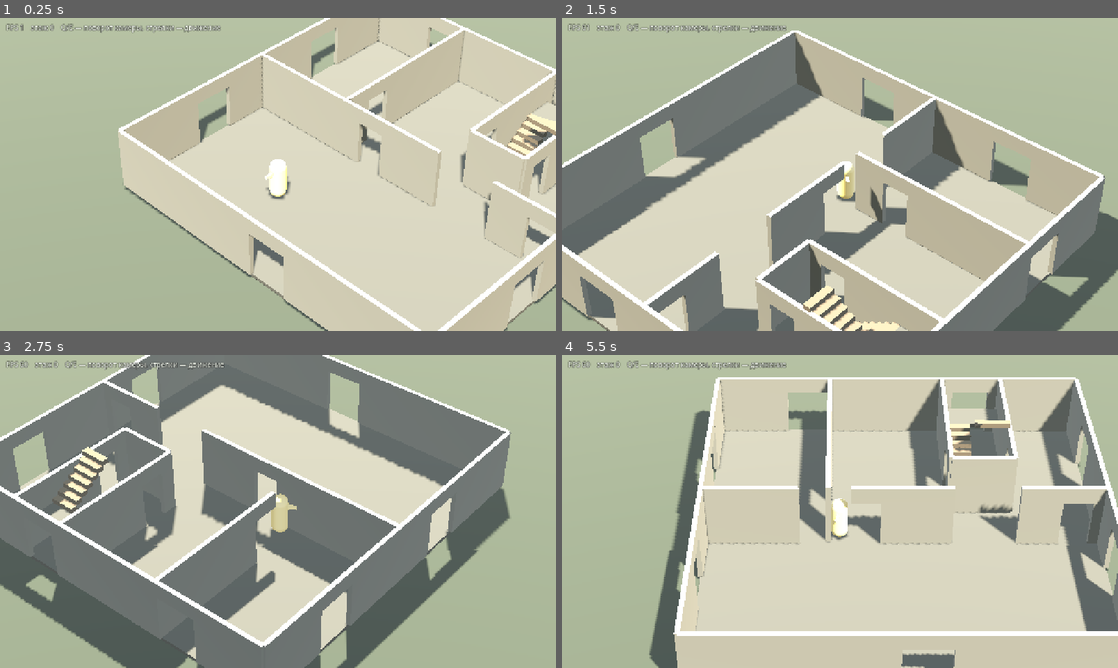
Above: before the commit, frames 1-4 (two rows, left to right).
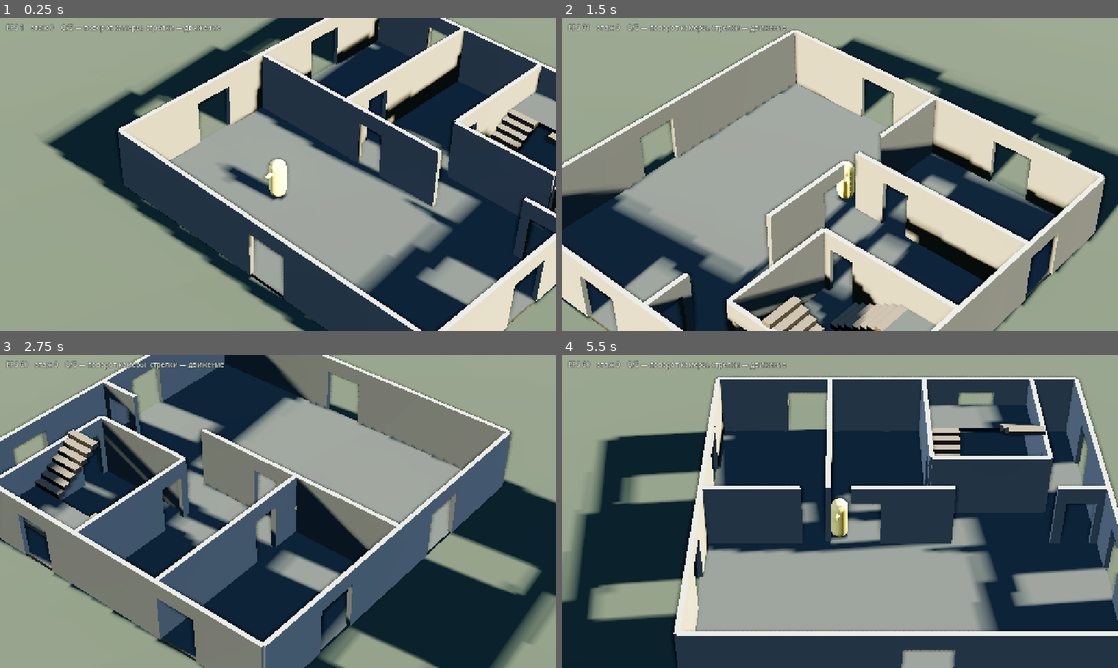
Above: after the commit, the same moments.

Repository: SashkoSoft/Godot_skilled
Game: Godot game, scene res://main.tscn
The game is run twice, just before and just after one commit, with the same random seed, the same clock (stepped at 60 frames per second) and the same inputs.
Inputs:
- Up to frame 1 (0.25 s): no input
- Up to frame 2 (1.5 s): hold Right (ui_right) 0.53-1.28 s; hold Q 0.53-1.28 s; hold Down (ui_down) from 1.28 s (still down); tap E at 1.35 s
- Up to frame 3 (2.75 s): release Down (ui_down) at 2.03 s; hold Right (ui_right) from 2.03 s (still down); hold Q from 2.03 s (still down)
- Up to frame 4 (5.5 s): release Right (ui_right) at 2.78 s; release Q at 2.78 s; hold Up (ui_up) 2.78-3.53 s; tap E at 2.85, 4.35 s; hold Q 3.53-4.28 s; hold Left (ui_left) 3.53-5.03 s; hold Down (ui_down) from 5.03 s (still down); hold Q from 5.03 s (still down)

The runs differ from the first frame. In frame 1, 72% of the frame differs, in the area x 0-100%, y 0-100%; in frame 2, 70%; in frame 3, 74%; in frame 4, 92%.

Commit message:
Свет и просторная лестничная клетка
Свет:
- солнце направлено вдоль оконных проёмов, чтобы лучи падали внутрь
  пятнами, а не били в глухую стену;
- низкая заливка от неба (0.48) — иначе пятна не читаются;
- объёмный туман для лучей из окон, но втрое слабее первой попытки:
  на плотности 0.022 сцена тонула в молоке;
- SSAO для стыков и углов, лёгкое свечение на пересветах;
- тонемаппинг ACES вместо AgX — AgX выбеливал картинку;
- холодный заполняющий свет против тёплого солнца: цветовой контраст
  вместо равномерной заливки;
- материалы приведены к бетонным тонам вместо песочных.

Лестничная клетка расширена с 2.6 до 4.8 м, марш с 1.2 до 1.5 м,
глубже промежуточная площадка, уклон стал положе (32 градуса).

Прозрачность стены в вырезе: минимум 20% вместо 10%.

Маршрут автотеста теперь вычисляется из габаритов клетки, а не
хардкодится — иначе его приходилось править после каждого изменения
размеров.

Co-Authored-By: Claude Opus 5 (1M context) <noreply@anthropic.com>
Claude-Session: https://claude.ai/code/session_01FPrhjLxAG2mJUWcS5VWYtY

Diff:
--- a/game/building.gd
+++ b/game/building.gd
@@ -12,15 +12,15 @@
 ## Лестничная клетка: два марша с разворотом на 180° и промежуточной
 ## площадкой — как в обычном жилом доме.
 ## Подступенок ~21 см, проступь ~31 см, уклон ~34° — реальные пропорции.
-const BAY_X0 := 2.0           ## границы клетки по X
-const BAY_X1 := 4.6
-const BAY_Z_FAR := -7.5       ## дальний край (за промежуточной площадкой)
-const BAY_Z_NEAR := -4.1      ## ближний край: отсюда входят и сюда выходят
-const FLIGHT_RUN := 2.2       ## горизонтальная длина одного марша
-const FLIGHT_W := 1.2         ## ширина марша
+const BAY_X0 := 1.2           ## границы клетки по X
+const BAY_X1 := 6.0
+const BAY_Z_FAR := -7.8       ## дальний край (за промежуточной площадкой)
+const BAY_Z_NEAR := -3.6      ## ближний край: отсюда входят и сюда выходят
+const FLIGHT_RUN := 2.4       ## горизонтальная длина одного марша
+const FLIGHT_W := 1.5         ## ширина марша
 const STEPS_PER_FLIGHT := 7
 const BAY_Z_LANDING := -2.0   ## где кончается подъезд: за ним квартира
-const APT_DOOR_Z := -3.2      ## двери квартир — на этажной площадке
+const APT_DOOR_Z := -2.9      ## двери квартир — на этажной площадке
 const FLAT_DOOR_W := 1.1
 const DOOR_W := 1.2
 const DOOR_H := 2.1
@@ -79,9 +79,9 @@
 
 
 func build(floors_count: int = 2) -> void:
-	_mat_wall = _make_mat(Color(0.62, 0.60, 0.56))
-	_mat_floor = _make_mat(Color(0.40, 0.39, 0.37))
-	_mat_stair = _make_mat(Color(0.52, 0.45, 0.38))
+	_mat_wall = _make_mat(Color(0.60, 0.60, 0.58))
+	_mat_floor = _make_mat(Color(0.33, 0.34, 0.33))
+	_mat_stair = _make_mat(Color(0.46, 0.42, 0.37))
 
 	for f in floors_count:
 		by_floor[f] = []
@@ -104,7 +104,7 @@
 	var m := ShaderMaterial.new()
 	m.shader = sh
 	m.set_shader_parameter("base_color", c)
-	m.set_shader_parameter("tint_top", Color(1.06, 1.04, 1.0))
+	m.set_shader_parameter("tint_top", Color(1.04, 1.03, 1.0))
 	return m
 
 
@@ -141,7 +141,7 @@
 	_wall_run(f, Vector3(-3.0, y, 0.0), Vector3(1, 0, 0), 10.0, [Vector2(1.5, DOOR_W)], true)
 	_wall_run(f, Vector3(-3.0, y, -4.0), Vector3(0, 0, 1), 8.0, [Vector2(2.0, DOOR_W)], true)
 	# Правая квартира
-	_wall_run(f, Vector3(6.3, y, 0.0), Vector3(1, 0, 0), 3.4, [Vector2(0.6, DOOR_W)], true)
+	_wall_run(f, Vector3(7.0, y, 0.0), Vector3(1, 0, 0), 2.0, [Vector2(0.0, DOOR_W)], true)
 
 	if f > 0:
 		_stairwell_hole(f)
--- a/game/main.gd
+++ b/game/main.gd
@@ -45,47 +45,91 @@
 	var env := Environment.new()
 	env.background_mode = Environment.BG_SKY
 
+	# Небо: низкое солнце, тёплый горизонт против холодного зенита.
+	# Этот контраст и делает картинку — интерьер получает холодную заливку
+	# от неба и тёплые пятна от прямого света.
 	var sky := Sky.new()
 	var sky_mat := ProceduralSkyMaterial.new()
-	sky_mat.sky_top_color = Color(0.42, 0.51, 0.60)
-	sky_mat.sky_horizon_color = Color(0.71, 0.72, 0.68)
-	sky_mat.ground_bottom_color = Color(0.24, 0.24, 0.22)
-	sky_mat.ground_horizon_color = Color(0.55, 0.55, 0.50)
+	sky_mat.sky_top_color = Color(0.30, 0.42, 0.58)
+	sky_mat.sky_horizon_color = Color(0.78, 0.74, 0.63)
+	sky_mat.sky_energy_multiplier = 1.1
+	sky_mat.ground_bottom_color = Color(0.18, 0.19, 0.17)
+	sky_mat.ground_horizon_color = Color(0.52, 0.50, 0.44)
+	sky_mat.sun_angle_max = 18.0
+	sky_mat.sun_curve = 0.12
 	sky.sky_material = sky_mat
 	env.sky = sky
 
 	env.ambient_light_source = Environment.AMBIENT_SOURCE_SKY
-	env.ambient_light_energy = 2.2   # интерьеры без этого проваливаются в тень
-	# Заполняющий свет обязателен: камера вращается, и без него половина
-	# ракурсов проваливается в черноту.
+	env.ambient_light_energy = 0.48   # низкая заливка: тогда видны пятна света из окон
 	env.ambient_light_sky_contribution = 1.0
 
+	# Объёмный туман: из-за него из окон в комнаты бьют видимые лучи.
+	env.volumetric_fog_enabled = true
+	env.volumetric_fog_density = 0.0032   # плотнее — и сцена тонет в молоке
+	env.volumetric_fog_albedo = Color(0.80, 0.84, 0.88)
+	env.volumetric_fog_anisotropy = 0.35
+	env.volumetric_fog_length = 90.0
+	env.volumetric_fog_ambient_inject = 0.12
+	env.volumetric_fog_sky_affect = 0.1
+
+	# Лёгкая дымка вдаль, чтобы дальние стены не были такими же контрастными.
 	env.fog_enabled = true
-	env.fog_light_color = Color(0.72, 0.74, 0.70)
-	env.fog_density = 0.0025
-
-	env.tonemap_mode = Environment.TONE_MAPPER_ACES
+	env.fog_mode = Environment.FOG_MODE_DEPTH
+	env.fog_light_color = Color(0.74, 0.76, 0.72)
+	env.fog_light_energy = 0.7
+	env.fog_density = 0.0005
+	env.fog_sky_affect = 0.0
+
+	# Затенение в углах и стыках — без него интерьер выглядит плоским.
+	env.ssao_enabled = true
+	env.ssao_radius = 1.4
+	env.ssao_intensity = 2.6
+	env.ssao_power = 1.6
+	env.ssao_detail = 0.6
+	env.ssao_light_affect = 0.25
+
+	# Свечение только на пересветах: окна и залитые солнцем пятна пола.
+	env.glow_enabled = true
+	env.glow_intensity = 0.28
+	env.glow_bloom = 0.05
+	env.glow_hdr_threshold = 1.05
+	env.glow_strength = 1.0
+
+	env.tonemap_mode = Environment.TONE_MAPPER_ACES   # AgX слишком выбеливает
+	env.tonemap_exposure = 0.92
 	env.tonemap_white = 6.0
+
+	env.adjustment_enabled = true
+	env.adjustment_contrast = 1.12
+	env.adjustment_saturation = 1.06
 
 	var we := WorldEnvironment.new()
 	we.environment = env
 	add_child(we)
 
+	# Ключевой свет: низкое тёплое солнце, длинные тени, мягкий край.
 	var sun := DirectionalLight3D.new()
-	sun.rotation_degrees = Vector3(-52.0, 38.0, 0.0)
-	sun.light_energy = 1.5
-	sun.light_color = Color(1.0, 0.96, 0.88)
+	# Азимут подобран так, чтобы лучи шли сквозь оконные проёмы внутрь,
+	# а не били в глухую стену: иначе интерьер освещается только заливкой.
+	sun.rotation_degrees = Vector3(-26.0, 96.0, 0.0)
+	sun.light_energy = 2.3
+	sun.light_color = Color(1.0, 0.90, 0.74)
 	sun.shadow_enabled = true
-	sun.directional_shadow_max_distance = 90.0
+	sun.light_angular_distance = 1.2          # мягкая граница тени
+	sun.directional_shadow_max_distance = 120.0
+	sun.directional_shadow_blend_splits = true
+	sun.light_volumetric_fog_energy = 3.2     # это и рисует лучи из окон
 	add_child(sun)
 
-	# Заполняющий свет с противоположной стороны: камера вращается, и без него
-	# половина ракурсов оказывается в глухой тени.
+	# Заполняющий холодный свет с противоположной стороны: камера вращается,
+	# и без него половина ракурсов уходит в глухую тень.
 	var fill := DirectionalLight3D.new()
-	fill.rotation_degrees = Vector3(-28.0, -140.0, 0.0)
-	fill.light_energy = 0.45
-	fill.light_color = Color(0.82, 0.88, 0.95)
+	fill.rotation_degrees = Vector3(-30.0, -70.0, 0.0)
+	fill.light_energy = 0.5
+	fill.light_color = Color(0.72, 0.82, 0.98)
 	fill.shadow_enabled = false
+	fill.light_volumetric_fog_energy = 0.2
 	add_child(fill)
 
 
@@ -141,24 +185,31 @@
 					Vector3(0.5, 0, 6.5),
 				]
 			_:
-				# путь по лестничной клетке: два марша с разворотом на каждый этаж
+				# Точки считаются из габаритов лестничной клетки: иначе маршрут
+				# приходится править руками при каждом изменении размеров.
+				var x_up := Building.BAY_X0 + Building.FLIGHT_W * 0.5
+				var x_dn := Building.BAY_X1 - Building.FLIGHT_W * 0.5
+				var z_near := Building.BAY_Z_NEAR
+				var z_mid := z_near - Building.FLIGHT_RUN
+				var door_z := Building.APT_DOOR_Z
 				_route = [
-					Vector3(-1.5, 0, 2.0),     # к проёму в перегородке квартиры
-					Vector3(-1.5, 0, -1.5),    # прошли в прихожую
-					Vector3(1.2, 0, -3.2),     # входная дверь квартиры
-					Vector3(3.3, 0, -3.2),     # вышли на этажную площадку
+					Vector3(-1.5, 0, 2.0),          # к проёму в перегородке квартиры
+					Vector3(-1.5, 0, -1.5),         # прихожая
+					Vector3(0.6, 0, door_z),        # входная дверь квартиры
+					Vector3(x_up, 0, door_z),       # этажная площадка
 				]
 				for f in _floors - 1:
 					var y := f * 3.0
-					_route.append(Vector3(2.6, y, -3.9))          # низ первого марша
-					_route.append(Vector3(2.6, y + 1.5, -6.6))    # промежуточная площадка
-					_route.append(Vector3(4.0, y + 1.5, -6.6))    # разворот на второй марш
-					_route.append(Vector3(4.0, y + 3.0, -4.3))    # выход на следующий этаж
-				# на верхнем этаже — войти в квартиру с площадки
+					_route.append(Vector3(x_up, y, z_near - 0.3))
+					_route.append(Vector3(x_up, y + 1.5, z_mid - 0.4))
+					_route.append(Vector3(x_dn, y + 1.5, z_mid - 0.4))
+					# выходить надо не на край марша, а на саму этажную площадку,
+					# иначе тест засчитывает подъём, пока игрок ещё на ступенях
+					_route.append(Vector3(x_dn, y + 3.0, door_z))
 				var top := (_floors - 1) * 3.0
-				_route.append(Vector3(3.3, top, -3.2))            # к двери квартиры
-				_route.append(Vector3(1.0, top, -3.2))            # вошли в квартиру
-				_route.append(Vector3(-1.5, top, -1.0))           # прошли вглубь
+				_route.append(Vector3(x_up, top, door_z))
+				_route.append(Vector3(0.6, top, door_z))
+				_route.append(Vector3(-1.5, top, -1.0))
 		player.auto_target = _route[0]
 
 	occ = Occlusion.new()
--- a/game/occlusion.gd
+++ b/game/occlusion.gd
@@ -8,7 +8,7 @@
 ## Гашение — через per-instance uniform `fade` в шейдере: один материал на все
 ## стены, никаких дубликатов и лишних draw call.
 
-const FADE_HIDDEN := 0.10      ## насколько гасим то, что мешает
+const FADE_HIDDEN := 0.20      ## насколько гасим то, что мешает
 const FADE_SPEED := 9.0
 
 var building: Building
--- a/game/player.gd
+++ b/game/player.gd
@@ -40,7 +40,7 @@
 	# Игрок должен читаться даже в тени и сквозь вырез в стене.
 	mat.emission_enabled = true
 	mat.emission = Color(0.95, 0.80, 0.35)
-	mat.emission_energy_multiplier = 0.55
+	mat.emission_energy_multiplier = 0.28
 	_visual.material_override = mat
 	add_child(_visual)
 
